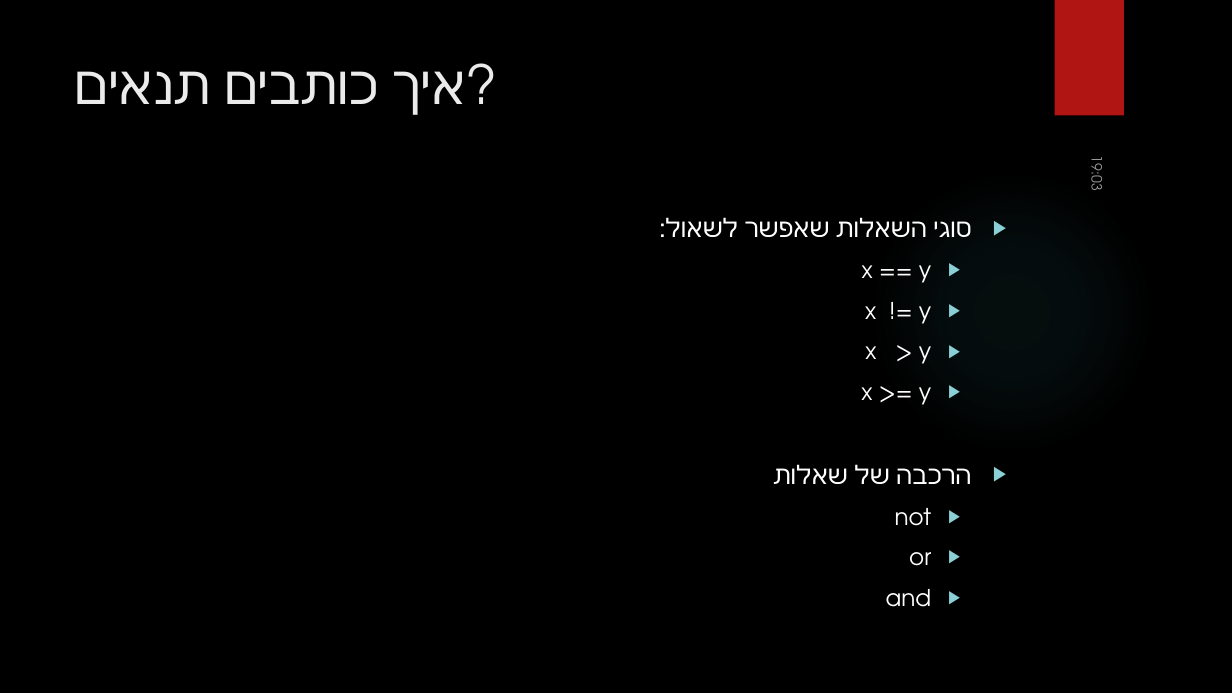
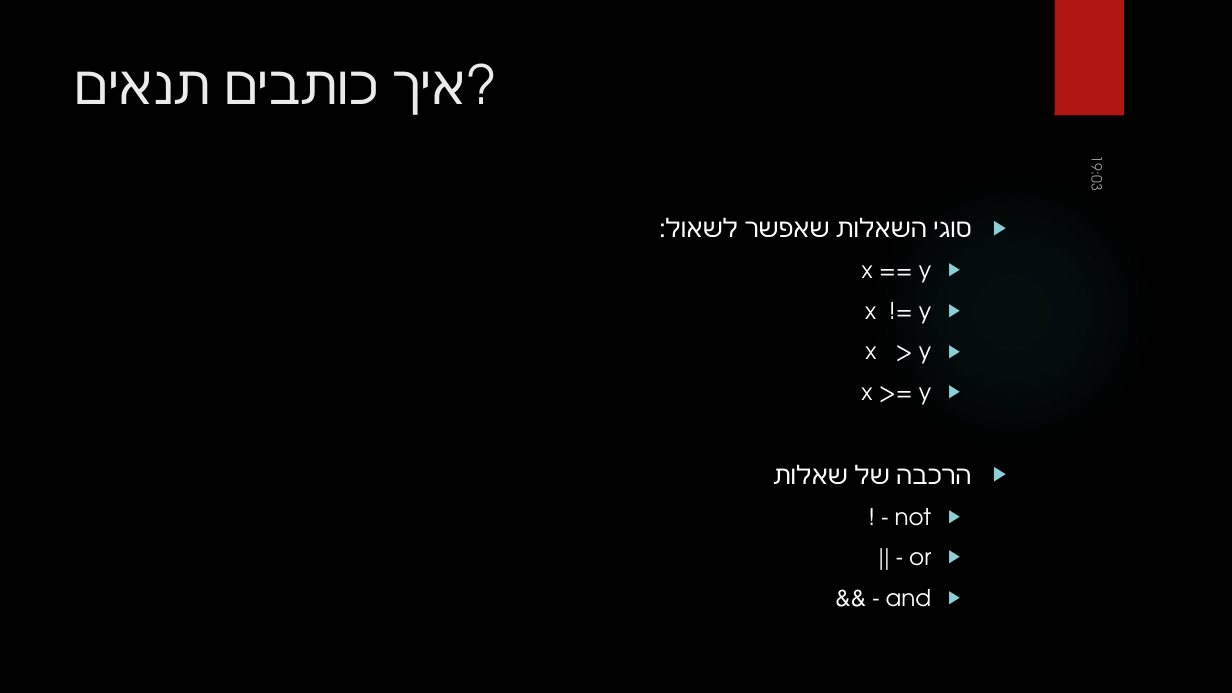
Before and after one commit to Hatikva-Coders/lessons, a slide deck: slide 7 of lesson_3/Lesson3 - variables and conditions take 2.pptx. Drawn at 1232x693 pixels with LibreOffice and Linux fonts; fonts in the diff are those of the drawing; background and template pictures are left out. Boxes give left, top, right and bottom in pixels: in the first picture for what was removed or moved away, otherwise in the second. Text is boxed around its words. In the diff, an @@ line names an element or a change of style, - is before the commit and + after.

```diff
--- a/lesson_3/Lesson3 - variables and conditions take 2.pptx
+++ b/lesson_3/Lesson3 - variables and conditions take 2.pptx
@@ text at (x1=886, y1=508, x2=932, y2=607): text changed @@
-  ▶ not
-  ▶ or
-  ▶ and
+  ▶ not - !
+  ▶ or - ||
+  ▶ and - &&
```
Also in this commit, not shown: 2 other slides changed.
